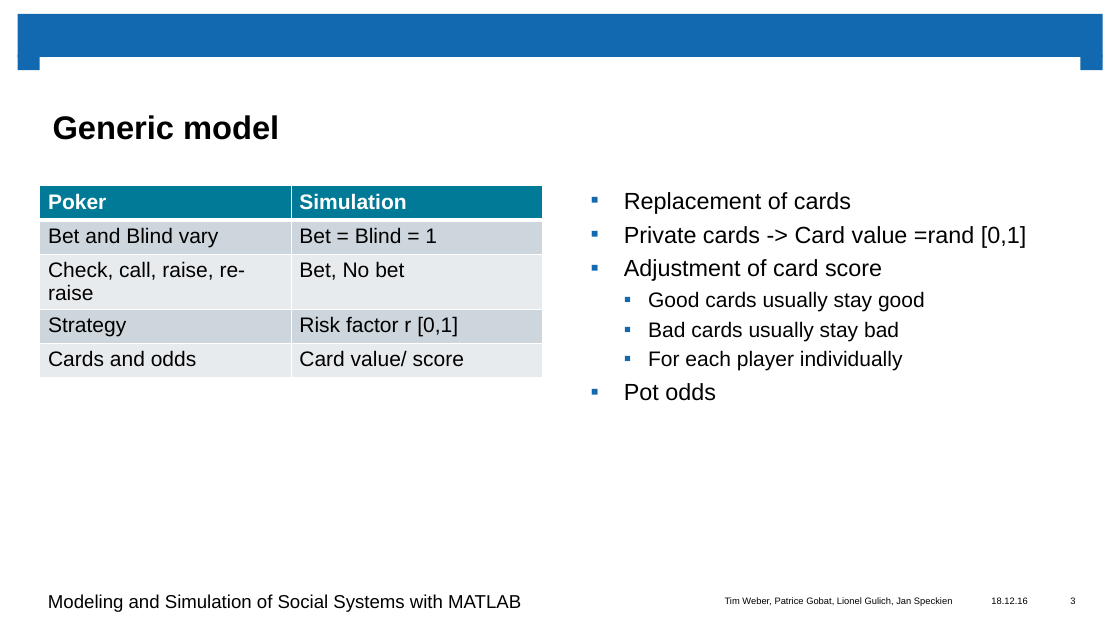
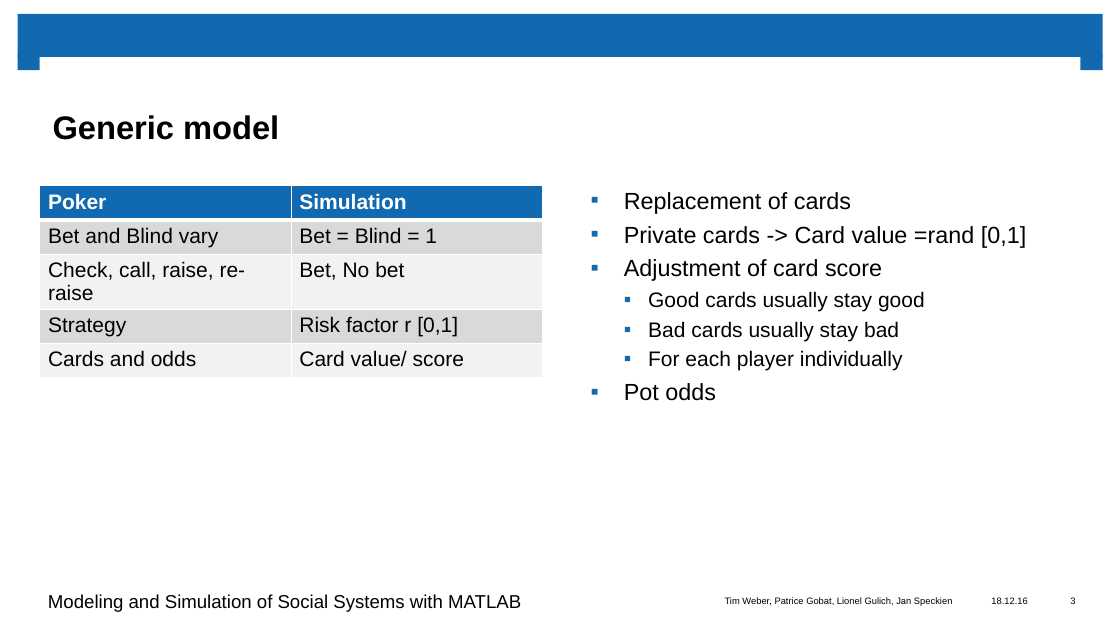
Before and after one commit to atlas000/project-poker-msssm, a slide deck: slide 3 of presentation/vortrag_matlab.pptx. Drawn at 1120x630 pixels with LibreOffice and Linux fonts; fonts in the diff are those of the drawing; background and template pictures are left out. Boxes give left, top, right and bottom in pixels: in the first picture for what was removed or moved away, otherwise in the second. Text is boxed around its words. In the diff, an @@ line names an element or a change of style, - is before the commit and + after.

```diff
--- a/presentation/vortrag_matlab.pptx
+++ b/presentation/vortrag_matlab.pptx
@@ table at box(39, 186, 542, 381) @@
@@ fill #007A96 to #1169B1 in row 1 @@
@@ fill #CCD7DD to #D9D9D9 in 4 cells @@
@@ fill #E7ECEF to #F2F2F2 in 4 cells @@
```
Also in this commit, not shown: 2 slides added, 54 other files.
